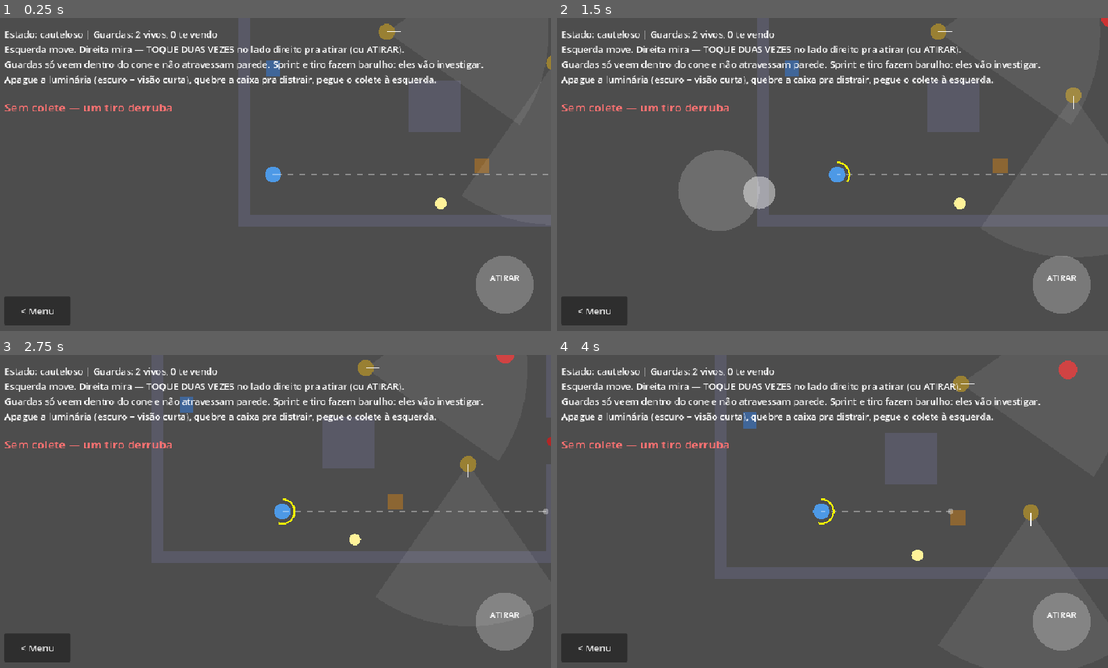
Above: before the commit, frames 1-4 (two rows, left to right).
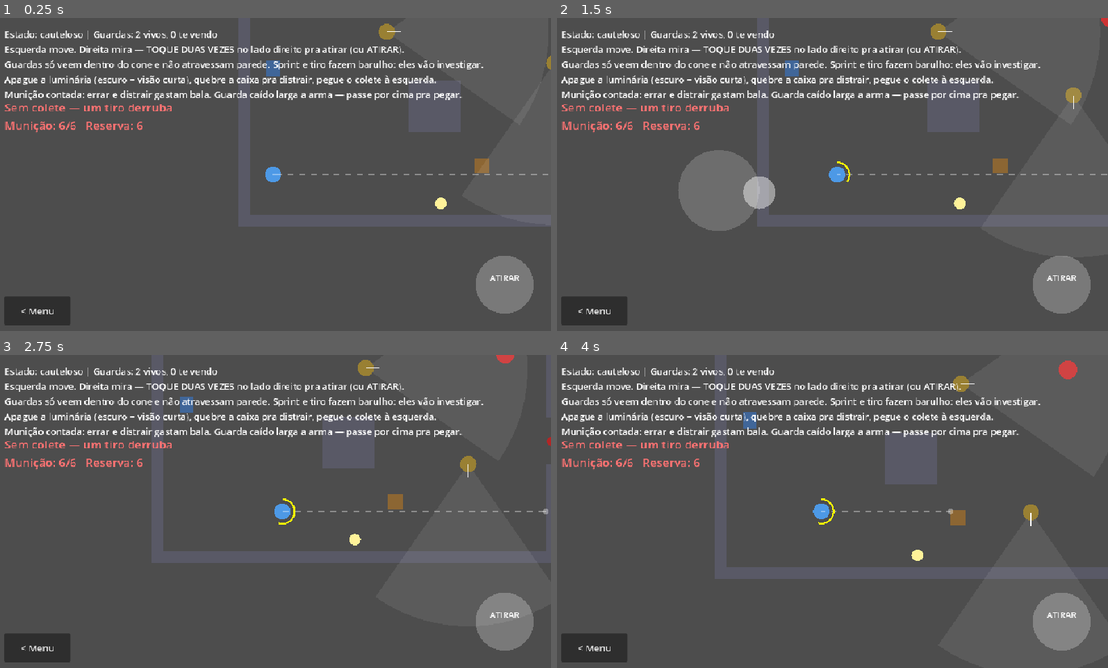
Above: after the commit, the same moments.

Repository: luuan-br/turno-duplo
Game: Godot game, scene res://sandbox/tatico.tscn
Two runs of this game, one before a commit and one after it. Both use one fixed random seed, a clock stepped at 60 frames per second and the inputs below. This scene is started directly instead of the project's main scene.
Inputs (mouse positions are in pixels of both pictures, inside the frame that each line leads up to):
- Up to frame 1 (0.25 s): no input
- Up to frame 2 (1.5 s): move the mouse to (953, 158) at 0.52 s; hold D 0.53-1.25 s; click (953, 158) at 0.67 s; drag from (716, 190) to (970, 202) at 1.27 s
- Up to frame 3 (2.75 s): move the mouse to (330, 442) at 2.02 s; hold D from 2.03 s (still down)
- Up to frame 4 (4 s): release D at 2.75 s; drag from (804, 574) to (744, 405) at 2.77 s; move the mouse to (997, 558) at 3.52 s; hold A from 3.53 s (still down)

The runs differ from the first frame. In frame 1, 1.1% of the frame differs, in the area x 0-84%, y 23-37%; in frame 2, 1.1%; in frame 3, 1.1%; in frame 4, 1.1%.

Commit message:
feat: implement ammunition system and weapon pickup mechanics
- Added ammunition management to TacticalPlayer, including reloading and dry firing.
- Updated CombatLayer to allow dropped weapons from defeated guards, which can be picked up by the player.
- Integrated new mechanics into the sandbox prototype for testing.
- Enhanced tests to cover ammunition functionality and weapon pickup scenarios.
- Updated documentation to reflect new features and their implementation status.

Diff:
--- a/actors/combat_layer.gd
+++ b/actors/combat_layer.gd
@@ -11,14 +11,21 @@
 
 signal player_downed
 signal all_guards_down
+signal weapon_picked(amount: int)
 
 const NOISE_RING_TIME := 0.6
 const SHOT_LINE_TIME := 0.25
 const RESTART_DELAY := 1.8
+const PICKUP_RADIUS := 28.0
 
 var player: TacticalPlayer
 var guards: Array[EnemyGuard] = []
 var active := false
+## Munição (GDD Seção 8): guarda derrubado larga a arma com essas balas;
+## passar por cima pega. Só vale se o jogador usa munição (`set_ammo`).
+var drop_ammo := 6
+
+var drops: Array[Dictionary] = []
 
 var _rings: Array[Dictionary] = []
 var _lines: Array[Dictionary] = []
@@ -41,7 +48,7 @@
 		g.facing = look.normalized()
 	g.target = player
 	g.fired.connect(_on_guard_fired)
-	g.died.connect(_on_guard_died)
+	g.died.connect(_on_guard_died.bind(g))
 	g.process_mode = Node.PROCESS_MODE_INHERIT if active else Node.PROCESS_MODE_DISABLED
 	add_child(g)
 	guards.append(g)
@@ -100,7 +107,9 @@
 		player.take_shot()
 
 
-func _on_guard_died() -> void:
+func _on_guard_died(g: EnemyGuard) -> void:
+	if player and player.uses_ammo() and drop_ammo > 0:
+		drops.append({"pos": g.global_position, "ammo": drop_ammo})
 	if not _all_down_sent and alive_count() == 0:
 		_all_down_sent = true
 		all_guards_down.emit()
@@ -113,6 +122,7 @@
 
 
 func _process(delta: float) -> void:
+	_update_drops()
 	for arr in [_rings, _lines]:
 		for i in range(arr.size() - 1, -1, -1):
 			arr[i]["timer"] -= delta
@@ -121,7 +131,24 @@
 	queue_redraw()
 
 
+func _update_drops() -> void:
+	if not player or player.is_down or player.controls_locked:
+		return
+	for i in range(drops.size() - 1, -1, -1):
+		if player.global_position.distance_to(drops[i]["pos"]) <= PICKUP_RADIUS:
+			var amount: int = drops[i]["ammo"]
+			drops.remove_at(i)
+			player.add_ammo(amount)
+			weapon_picked.emit(amount)
+
+
 func _draw() -> void:
+	for d in drops:
+		var p: Vector2 = d["pos"]
+		draw_rect(Rect2(p + Vector2(-9, -3), Vector2(18, 6)), Color(0.85, 0.85, 0.75))
+		draw_rect(Rect2(p + Vector2(-9, 0), Vector2(5, 8)), Color(0.85, 0.85, 0.75))
+		# Anel maior que o corpo do guarda (desenhado por cima) — fica visível.
+		draw_arc(p, 22.0, 0.0, TAU, 24, Color(1.0, 0.9, 0.3, 0.7), 2.5)
 	for n in _rings:
 		var frac: float = 1.0 - n["timer"] / NOISE_RING_TIME
 		draw_arc(n["pos"], n["radius"] * frac, 0.0, TAU, 48, Color(1.0, 1.0, 1.0, 0.35 * (1.0 - frac)), 2.0)
--- a/actors/tactical_player.gd
+++ b/actors/tactical_player.gd
@@ -10,11 +10,15 @@
 signal fired(collider: Object, from: Vector2, to: Vector2)
 signal hit_taken(vest_left: int)
 signal downed
+signal dry_fired
+signal reload_started
+signal reloaded
 
 const RADIUS := 14.0
 const NOISE_GUNSHOT := 550.0
 const NOISE_SPRINT_STEP := 170.0
 const SPRINT_STEP_INTERVAL := 0.35
+const NOISE_RELOAD := 120.0
 
 var speed_cautious := 90.0
 var speed_sprint := 170.0
@@ -24,6 +28,7 @@
 var aim_responsiveness := 16.0
 var fire_range := 900.0
 var body_color := Color(0.3, 0.6, 0.9)
+var reload_time := 1.4
 
 var controls_locked := true
 var can_shoot := false
@@ -35,11 +40,17 @@
 var vest_hits := 0
 var vest_hp := 0
 var is_down := false
+## Munição (GDD Seção 8): `mag_size` 0 = infinita (Academia e missões que
+## ainda não usam o sistema). A missão liga com `set_ammo()`.
+var mag_size := 0
+var mag := 0
+var reserve := 0
 
 var aim_end := Vector2.ZERO
 var aim_on_target := false
 var _sprint_charge := 0.0
 var _step_timer := 0.0
+var _reload_timer := -1.0
 
 
 func _ready() -> void:
@@ -64,6 +75,46 @@
 	vest_hp = hits
 
 
+func set_ammo(size: int, spare: int) -> void:
+	mag_size = size
+	mag = size
+	reserve = spare
+	_reload_timer = -1.0
+
+
+func uses_ammo() -> bool:
+	return mag_size > 0
+
+
+func is_reloading() -> bool:
+	return _reload_timer >= 0.0
+
+
+func reload_progress() -> float:
+	return 1.0 - _reload_timer / reload_time if is_reloading() else 0.0
+
+
+func can_reload() -> bool:
+	return uses_ammo() and not is_reloading() and mag < mag_size and reserve > 0
+
+
+func start_reload() -> void:
+	if not can_reload():
+		return
+	_reload_timer = reload_time
+	# Barulho baixo: recarregar colado num guarda chama atenção.
+	if combat:
+		combat.noise(global_position, NOISE_RELOAD)
+	reload_started.emit()
+
+
+## Balas da arma de um suspeito caído. Pente vazio já recarrega na hora.
+func add_ammo(amount: int) -> void:
+	reserve += amount
+	if mag == 0:
+		start_reload()
+
+
 func is_sprinting() -> bool:
 	return _sprint_charge >= sprint_charge_time
 
@@ -85,6 +136,15 @@
 	# Consome sempre, mesmo travado — senão um toque durante o diálogo
 	# dispara sozinho no instante em que o controle volta.
 	var pressed_shoot := InputBridge.consume_just_pressed("shoot")
+	var pressed_reload := InputBridge.consume_just_pressed("reload")
+	if is_reloading() and not is_down:
+		_reload_timer -= delta
+		if _reload_timer <= 0.0:
+			_reload_timer = -1.0
+			var n := mini(mag_size - mag, reserve)
+			mag += n
+			reserve -= n
+			reloaded.emit()
 	if is_down or controls_locked:
 		velocity = Vector2.ZERO
 		queue_redraw()
@@ -93,8 +153,10 @@
 	_update_facing(delta)
 	if can_shoot:
 		_update_aim()
+		if pressed_reload:
+			start_reload()
 		if pressed_shoot:
-			_fire()
+			_try_fire()
 	queue_redraw()
 
 
@@ -144,6 +206,22 @@
 	else:
 		aim_end = r.position
 		aim_on_target = r.collider is EnemyGuard and not r.collider.is_dead()
+
+
+func _try_fire() -> void:
+	if not uses_ammo():
+		_fire()
+		return
+	if is_reloading():
+		return
+	if mag <= 0:
+		dry_fired.emit()
+		start_reload()
+		return
+	mag -= 1
+	_fire()
+	if mag == 0:
+		start_reload()
 
 
 func _fire() -> void:
@@ -174,6 +252,8 @@
 		draw_circle(local_end, 5.0, c)
 	else:
 		draw_line(Vector2.ZERO, facing * (RADIUS + 24.0), Color.WHITE, 3.0)
+	if is_reloading():
+		draw_arc(Vector2.ZERO, RADIUS + 11.0, -PI * 0.5, -PI * 0.5 + TAU * reload_progress(), 24, Color(1.0, 0.6, 0.2), 3.0)
 	if _sprint_charge > 0.05 and _sprint_charge < sprint_charge_time:
 		var frac := _sprint_charge / sprint_charge_time
 		draw_arc(Vector2.ZERO, RADIUS + 7.0, -PI * 0.5, -PI * 0.5 + TAU * frac, 24, Color.YELLOW, 3.0)
--- a/sandbox/tatico.gd
+++ b/sandbox/tatico.gd
@@ -23,6 +23,11 @@
 const NOISE_LAMP := 250.0
 const NOISE_BREACH_LOUD := 450.0
 const NOISE_DOOR_OPEN := 80.0
+## Piloto de munição: pouca de propósito, pra o jogador sentir o sistema
+## (errar e distrair gastam bala; sem bala, pegar a arma de um guarda).
+const MAG_SIZE := 6
+const SPARE_AMMO := 6
+const DROP_AMMO := 6
 
 var player: TacticalPlayer
 var combat: CombatLayer
@@ -49,6 +54,7 @@
 var open_btn: Control
 var pickup_btn: Control
 var fire_btn: Control
+var reload_btn: Control
 
 
 func _ready() -> void:
@@ -163,11 +169,16 @@
 	player.controls_locked = false
 	player.can_shoot = true
 	player.extra_exclude = [vest_item.get_rid()]
+	player.set_ammo(MAG_SIZE, SPARE_AMMO)
+	player.dry_fired.connect(_on_dry_fired)
+	player.reload_started.connect(func(): _toast("Recarregando... (faz um pouco de barulho)"))
 	add_child(player)
 	combat.setup(player)
 	player.fired.connect(_on_player_fired)
 	player.hit_taken.connect(_on_hit_taken)
 	combat.player_downed.connect(_on_player_downed)
+	combat.drop_ammo = DROP_AMMO
+	combat.weapon_picked.connect(func(n): _toast("Pegou a arma do guarda: +%d balas." % n))
 
 
 ## Dois guardas: um vigia a lateral direita (de cima pra baixo), outro a
@@ -245,6 +256,13 @@
 
 	fire_btn = _corner_button("shoot", "ATIRAR", 30, 30, 100, 100)
 	layer.add_child(fire_btn)
+
+	# Menor e com vão de ~18px até o ATIRAR: a área de toque é o círculo
+	# inteiro, e encostado nele os dois disputariam o mesmo dedo.
+	reload_btn = _corner_button("reload", "RECARGA", 44, 148, 72, 72)
+	reload_btn.radius = 36.0
+	reload_btn.visible = false
+	layer.add_child(reload_btn)
 
 
 func _corner_button(action: String, label: String, right: float, bottom: float, w: float, h: float) -> Control:
@@ -269,6 +287,7 @@
 	if not player.is_down:
 		_update_doors()
 		_update_vest_pickup()
+	reload_btn.visible = player.can_reload() and not player.is_down
 	combat.set_dark(not lamp_on)
 	_update_hud(delta)
 	queue_redraw()
@@ -330,6 +349,13 @@
 		_toast("Acertou a parede — o tiro não atravessa.")
 
 
+func _on_dry_fired() -> void:
+	if player.reserve > 0:
+		_toast("Pente vazio — recarregando.")
+	else:
+		_toast("SEM MUNIÇÃO! Pegue a arma de um guarda caído (anel amarelo).")
+
+
 func _on_hit_taken(vest_left: int) -> void:
 	if vest_left > 0:
 		_toast("O colete segurou o tiro! Aguenta mais %d." % vest_left)
@@ -354,12 +380,15 @@
 		health_label.text = "Colete: %d/%d" % [player.vest_hp, player.vest_hits]
 	else:
 		health_label.text = "Sem colete — um tiro derruba"
+	if player.uses_ammo() and not player.is_down:
+		var ammo := "RECARREGANDO" if player.is_reloading() else "%d/%d" % [player.mag, player.mag_size]
+		health_label.text += "\nMunição: %s   Reserva: %d" % [ammo, player.reserve]
 
 	if _toast_timer > 0.0:
 		_toast_timer -= delta
 		return
 	var state := "SPRINT (barulhento)" if player.is_sprinting() else "cauteloso"
-	status_label.text = "Estado: %s | Guardas: %d vivos, %d te  …(260 unchanged characters)… pra distrair, pegue o colete à esquerda." % [state, combat.alive_count(), combat.seeing_count()]
+	status_label.text = "Estado: %s | Guardas: %d vivos, %d te  …(260 unchanged characters)… pra distrair, pegue o colete à esquerda.\nMunição contada: errar e distrair gastam bala. Guarda caído larga a arma — passe por cima pra pegar." % [state, combat.alive_count(), combat.seeing_count()]
 
 
 func _draw() -> void:
--- a/tests/test_componentes.gd
+++ b/tests/test_componentes.gd
@@ -7,6 +7,8 @@
 
 func run() -> void:
 	await _guarda()
+	await _municao()
+	await _sandbox_tatico()
 	await _carro()
 	await _manche_toque_duplo()
 	await _interrogatorio()
@@ -117,6 +119,81 @@
 	wall.position = Vector2(75, 0)
 	await wait(g.lose_sight_time + 0.6)
 	check("Guarda: sem linha de visão, sai do combate e procura", g.state != EnemyGuard.State.COMBAT, str(g.state))
+
+
+# ---------- munição ----------
+
+func _municao() -> void:
+	await _arena()
+	var player := TacticalPlayer.new()
+	scene.add_child(player)
+	var combat := CombatLayer.new()
+	scene.add_child(combat)
+	combat.setup(player)
+	player.controls_locked = false
+	player.can_shoot = true
+	player.reload_time = 0.3
+	var shots := [0]
+	player.fired.connect(func(_c, _f, _t): shots[0] += 1)
+	await frames(2)
+
+	check("Munição: sem set_ammo é infinita (missões que não usam o sistema)", not player.uses_ammo())
+	for i in 3:
+		await tap("shoot")
+	check("Munição: ...e atira sempre", shots[0] == 3)
+
+	shots[0] = 0
+	player.set_ammo(2, 1)
+	await tap("shoot")
+	check("Munição: cada tiro gasta uma bala do pente", player.mag == 1 and shots[0] == 1)
+	await tap("shoot")
+	check("Munição: pente vazio recarrega sozinho", player.mag == 0 and player.is_reloading())
+	await tap("shoot")
+	check("Munição: recarregando não atira", shots[0] == 2)
+	await wait(0.45)
+	check("Munição: recarga tira da reserva só o que cabe", player.mag == 1 and player.reserve == 0 and not player.is_reloading())
+	await tap("shoot")
+	var dry := [0]
+	player.dry_fired.connect(func(): dry[0] += 1)
+	await tap("shoot")
+	check("Munição: sem bala nenhuma o gatilho só dá clique", shots[0] == 3 and dry[0] == 1 and not player.is_reloading())
+
+	# Guarda derrubado larga a arma; passar por cima pega e já recarrega.
+	var pts: Array[Vector2] = [Vector2(300, 0)]
+	var g := combat.add_guard(pts, Vector2.LEFT)
+	await frames(2)
+	g.take_hit()
+	await frames(2)
+	check("Munição: guarda derrubado larga a arma", combat.drops.size() == 1)
+	player.position = Vector2(150, 0)
+	await frames(3)
+	check("Munição: longe dela não pega", combat.drops.size() == 1 and player.reserve == 0)
+	player.position = g.global_position
+	await frames(3)
+	check("Munição: passar por cima pega as balas", combat.drops.is_empty() and (player.reserve > 0 or player.is_reloading()))
+	await wait(0.45)
+	check("Munição: arma pega com o pente vazio já recarrega", player.mag == mini(2, combat.drop_ammo))
+
+	player.set_ammo(3, 5)
+	await tap("shoot")
+	await tap("reload")
+	check("Munição: RECARREGAR antes de esvaziar funciona", player.is_reloading())
+	await wait(0.45)
+	check("Munição: recarga manual completa o pente", player.mag == 3 and player.reserve == 4)
+	await tap("reload")
+	check("Munição: pente cheio não recarrega", not player.is_reloading())
+
+
+func _sandbox_tatico() -> void:
+	await load_scene("res://sandbox/tatico.tscn")
+	var p: TacticalPlayer = scene.player
+	check("Sandbox tático: piloto de munição ligado", p.uses_ammo() and p.mag == scene.MAG_SIZE and p.reserve == scene.SPARE_AMMO)
+	check("Sandbox tático: RECARREGAR escondido com pente cheio", not scene.reload_btn.visible)
+	await tap("shoot")
+	check("Sandbox tático: depois de um tiro, RECARREGAR aparece", scene.reload_btn.visible)
+	check("Sandbox tático: HUD mostra a munição", "Munição: %d/%d" % [p.mag, p.mag_size] in scene.health_label.text, scene.health_label.text)
+	await clear_guards(p, scene.combat)
+	check("Sandbox tático: cada guarda derrubado larga a arma", scene.combat.drops.size() == scene.combat.guards.size(), "%d armas" % scene.combat.drops.size())
 
 
 # ---------- carro ----------
Not shown, changed: CHANGELOG.md
Not shown, changed: CLAUDE.md
Not shown, changed: build/android/turno-duplo.apk
Not shown, changed: build/android/turno-duplo.apk.idsig
Not shown, changed: docs/GDD.md
